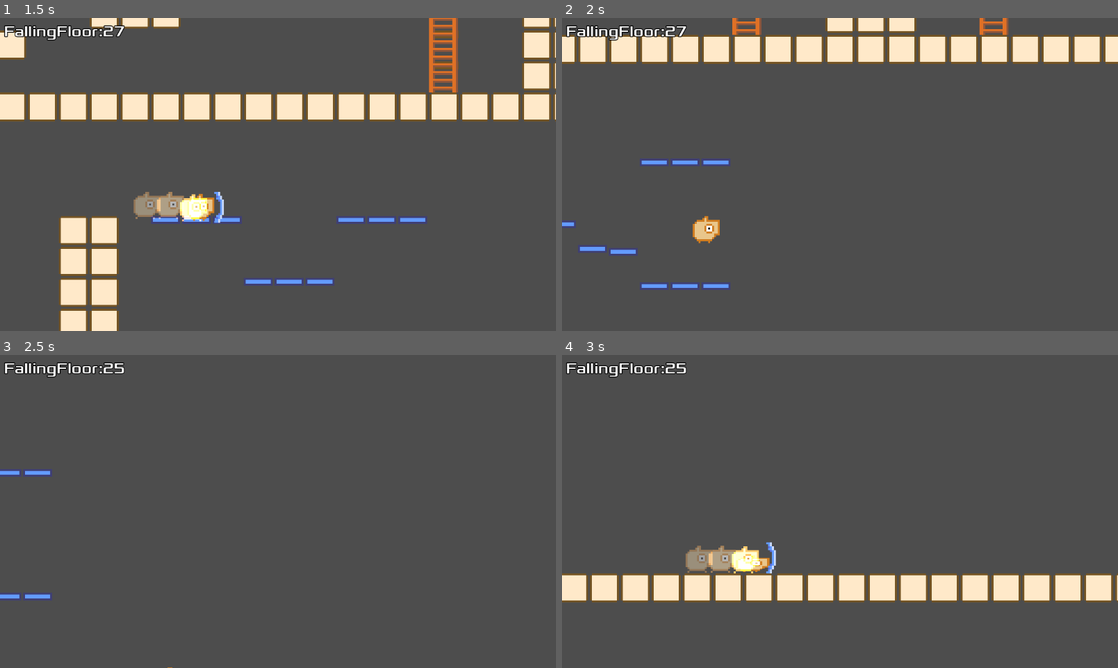
Above: before the commit, frames 1-4 (two rows, left to right).
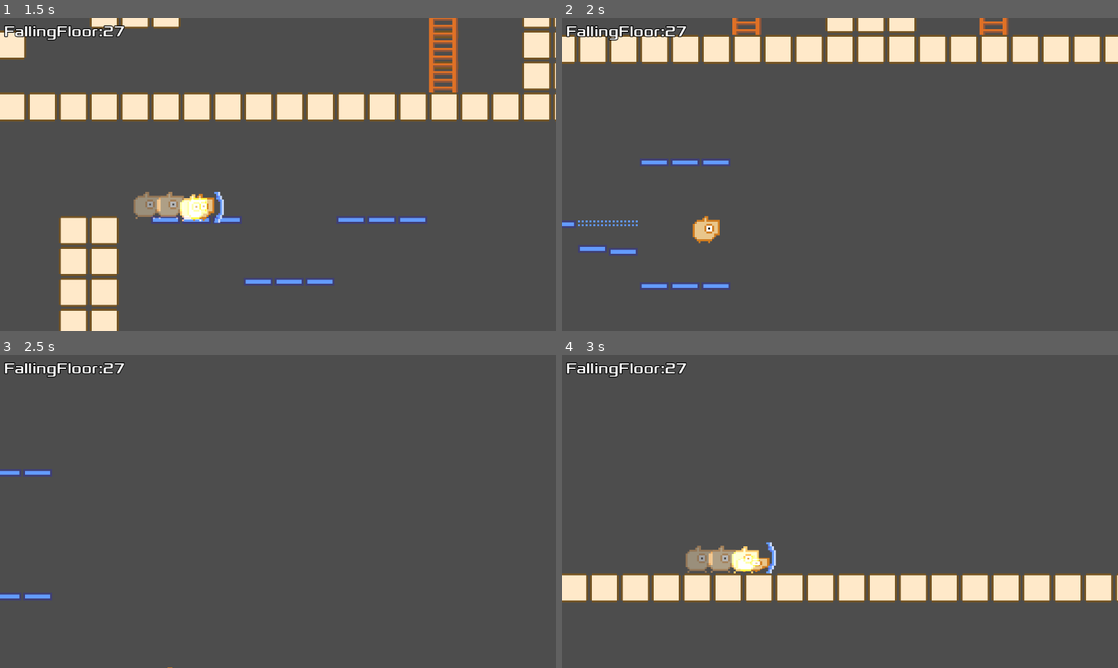
Above: after the commit, the same moments.

Repository: syun77/gd_inovania2
Game: Godot game, scene res://Main.tscn
Two runs of this game, one before a commit and one after it. Both use one fixed random seed, a clock stepped at 60 frames per second and the inputs below.
Inputs (mouse positions are in pixels of both pictures, inside the frame that each line leads up to):
- Up to frame 1 (1.5 s): move the mouse to (400, 158) at 0.52 s; hold Space (action) 0.53-1.28 s; hold Right (ui_right) from 0.53 s (still down); tap Up (ui_up) at 0.77 s; move the mouse to (166, 190) at 1.27 s; tap Shift (special) at 1.35 s
- Up to frame 2 (2 s): keep holding Right (ui_right); tap Up (ui_up) at 1.52 s
- Up to frame 3 (2.5 s): move the mouse to (333, 442) at 2.02 s; release Right (ui_right) at 2.03 s; hold Left (ui_left) from 2.03 s (still down); hold Space (action) from 2.03 s (still down)
- Up to frame 4 (3 s): move the mouse to (812, 574) at 2.77 s; release Left (ui_left) at 2.78 s; release Space (action) at 2.78 s; hold Right (ui_right) from 2.78 s (still down); tap Shift (special) at 2.85 s

Frame 1 is identical in both runs. In frame 2, 0.1% of the frame differs, in the area x 2-14%, y 64-67%; in frame 3, less than 0.1%; in frame 4, less than 0.1%.

Commit message:
落下床を実装

Diff:
--- a/gd_inovania2/src/gimmic/FallingFloor.gd
+++ b/gd_inovania2/src/gimmic/FallingFloor.gd
@@ -1,4 +1,4 @@
-extends CharacterBody2D
+extends Node2D
 # =============================================
 # 落下床.
 # =============================================
@@ -7,42 +7,25 @@
 # ---------------------------------------------
 # const.
 # ---------------------------------------------
-## 重力.
-const GRAVITY = 20.0
-## 最大落下速度.
-const MAX_SPEED = 500.0
 
-## 状態.
-enum eState {
-	STAND_BY,
-	FALLING,
-}
+# ---------------------------------------------
+# onready.
+# ---------------------------------------------
+@onready var _floor = $FallingFloorBody
 
 # ---------------------------------------------
 # var.
 # ---------------------------------------------
-var _state = eState.STAND_BY
 
 # ---------------------------------------------
 # public functions.
 # ---------------------------------------------
-## 上に何か乗ったときに開始する処理.
-func stepped_on(body:CharacterBody2D) -> void:
-	if _state == eState.STAND_BY:
-		# 落下開始.
-		_state = eState.FALLING
 
 # ---------------------------------------------
 # private functions.
 # ---------------------------------------------
 ## 更新.
-func _physics_process(delta: float) -> void:
-	if _state == eState.FALLING:
-		# 落下
-		velocity.y += GRAVITY
-		if velocity.y > MAX_SPEED:
-			velocity.y = MAX_SPEED
-		move_and_collide(velocity * delta)
-		if Common.is_in_camera(position, Map.get_tile_size(), 2.0) == false:
-			# 画面外で消える.
-			queue_free()
+func _physics_process(_delta: float) -> void:
+	if _floor.is_hide():
+		# 隠れたら出現させる
+		_floor.appear(Vector2.ZERO)
--- a/gd_inovania2/src/gimmic/FallingFloor.tscn
+++ b/gd_inovania2/src/gimmic/FallingFloor.tscn
@@ -1,20 +1,29 @@
-[gd_scene load_steps=4 format=3 uid="uid://djv5cix1b0x4t"]
+[gd_scene load_steps=5 format=3 uid="uid://djv5cix1b0x4t"]
 
 [ext_resource type="Script" path="res://src/gimmic/FallingFloor.gd" id="1_2djw7"]
-[ext_resource type="Texture2D" uid="uid://cy0bi8ymdl1ia" path="res://assets/images/gimmick/falling_floor.png" id="1_mf1dn"]
+[ext_resource type="Texture2D" uid="uid://1mvwp0u3njat" path="res://assets/images/gimmick/falling_floor.png" id="1_mf1dn"]
+[ext_resource type="Script" path="res://src/gimmic/FallingFloorBody.gd" id="2_kw7aa"]
 
 [sub_resource type="RectangleShape2D" id="RectangleShape2D_03xhk"]
 size = Vector2(60, 16)
 
-[node name="FallingFloor" type="CharacterBody2D"]
-collision_layer = 2
-platform_floor_layers = 4294901760
+[node name="FallingFloor" type="Node2D"]
 script = ExtResource("1_2djw7")
 
 [node name="Sprite2D" type="Sprite2D" parent="."]
 texture = ExtResource("1_mf1dn")
+hframes = 2
+frame = 1
 
-[node name="CollisionShape2D" type="CollisionShape2D" parent="."]
+[node name="FallingFloorBody" type="CharacterBody2D" parent="."]
+collision_layer = 2
+script = ExtResource("2_kw7aa")
+
+[node name="Sprite2D" type="Sprite2D" parent="FallingFloorBody"]
+texture = ExtResource("1_mf1dn")
+hframes = 2
+
+[node name="CollisionShape2D" type="CollisionShape2D" parent="FallingFloorBody"]
 position = Vector2(-2, -24)
 shape = SubResource("RectangleShape2D_03xhk")
 one_way_collision = true
--- /dev/null
+++ b/gd_inovania2/src/gimmic/FallingFloorBody.gd
@@ -0,0 +1,60 @@
+extends CharacterBody2D
+# =============================================
+# 落下床 (実体).
+# =============================================
+
+# ---------------------------------------------
+# const.
+# ---------------------------------------------
+## 重力.
+const GRAVITY = 20.0
+## 最大落下速度.
+const MAX_SPEED = 500.0
+
+## 状態.
+enum eState {
+	STAND_BY,
+	FALLING,
+	HIDE,
+}
+
+# ---------------------------------------------
+# var.
+# ---------------------------------------------
+var _state = eState.STAND_BY
+
+# ---------------------------------------------
+# public functions.
+# ---------------------------------------------
+## 上に何か乗ったときに開始する処理.
+func stepped_on(body:CharacterBody2D) -> void:
+	if _state == eState.STAND_BY:
+		# 落下開始.
+		_state = eState.FALLING
+
+## 出現開始.
+func appear(pos:Vector2) -> void:
+	position = pos
+	visible = true
+	velocity = Vector2.ZERO
+	_state = eState.STAND_BY
+
+## 隠れた.
+func is_hide() -> bool:
+	return _state == eState.HIDE
+
+# ---------------------------------------------
+# private functions.
+# ---------------------------------------------
+## 更新.
+func _physics_process(delta: float) -> void:
+	if _state == eState.FALLING:
+		# 落下
+		velocity.y += GRAVITY
+		if velocity.y > MAX_SPEED:
+			velocity.y = MAX_SPEED
+		move_and_collide(velocity * delta)
+		if Common.is_in_camera(global_position, Map.get_tile_size(), 2.0) == false:
+			# 画面外で消える.
+			_state = eState.HIDE
+			visible = false
Binary file changed: gd_inovania2/assets/images/gimmick/falling_floor.png
Not shown: 1 places in gd_inovania2/assets/tiles/tile_set.tres that only renumber resources
Not shown: 1 places in gd_inovania2/src/player/Player.tscn that only renumber resources
